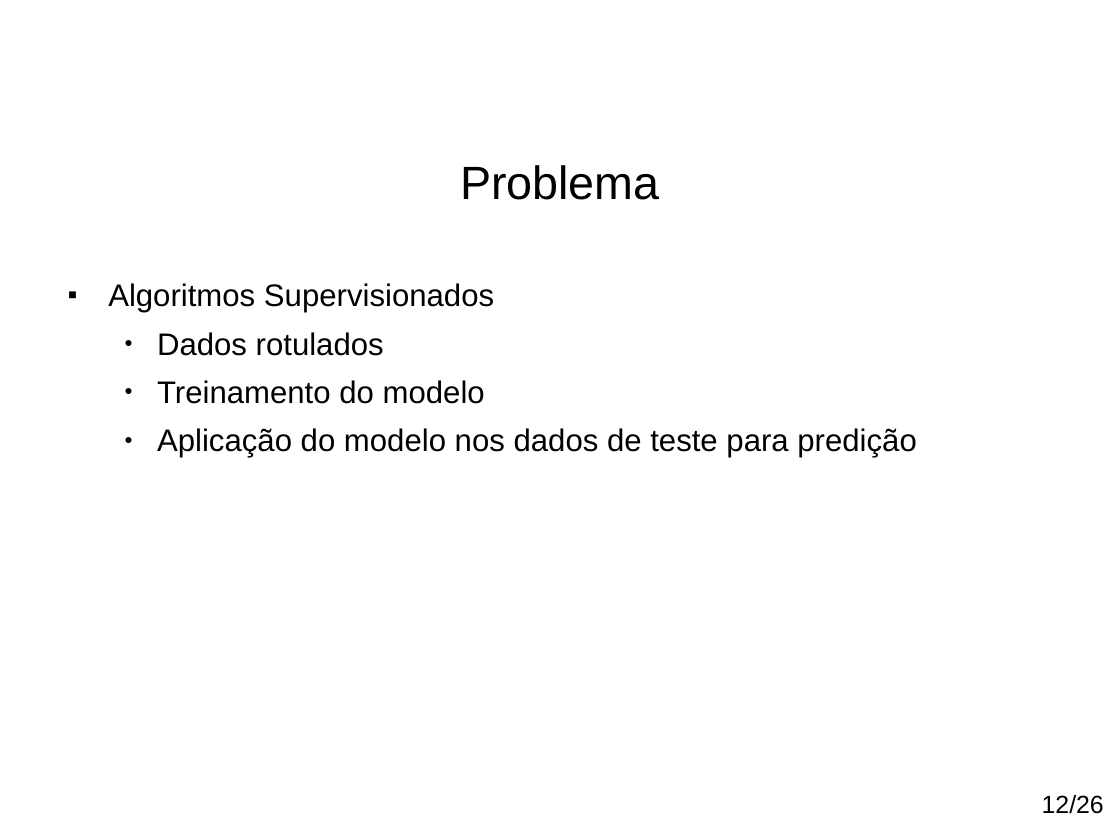
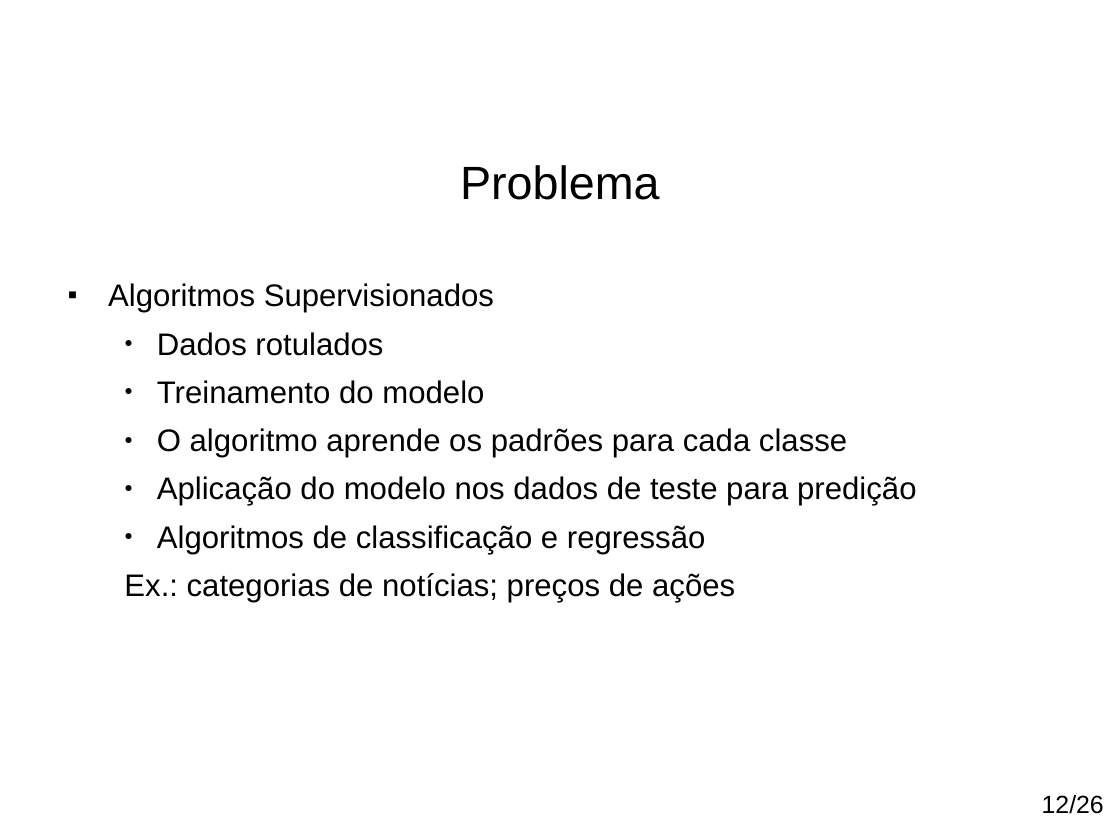
Before and after one commit to paulohq/apresentacao-NLP, a slide deck: slide 17 of apresentacao-mineracao-de-sugestoes.ppt. Drawn at 1120x840 pixels with LibreOffice and Linux fonts; fonts in the diff are those of the drawing; background and template pictures are left out. Boxes give left, top, right and bottom in pixels: in the first picture for what was removed or moved away, otherwise in the second. Text is boxed around its words. In the diff, an @@ line names an element or a change of style, - is before the commit and + after.

```diff
--- a/apresentacao-mineracao-de-sugestoes.ppt
+++ b/apresentacao-mineracao-de-sugestoes.ppt
@@ text at (x1=108, y1=283, x2=916, y2=506): indent changed @@
@@ text at (x1=157, y1=428, x2=847, y2=457): paragraph added @@
+  ● O algoritmo aprende os padrões para cada classe
@@ text at (x1=124, y1=525, x2=735, y2=602): paragraphs added @@
+  ● Algoritmos de classificação e regressão
+  Ex.: categorias de notícias; preços de ações
```
Also in this commit, not shown: 25 other slides changed, 4 slides removed, 2 other files.
